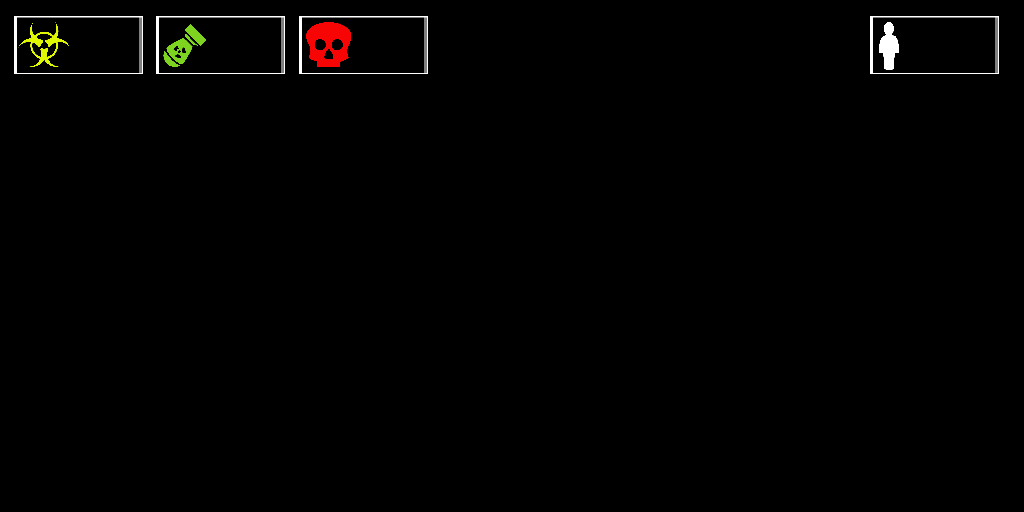
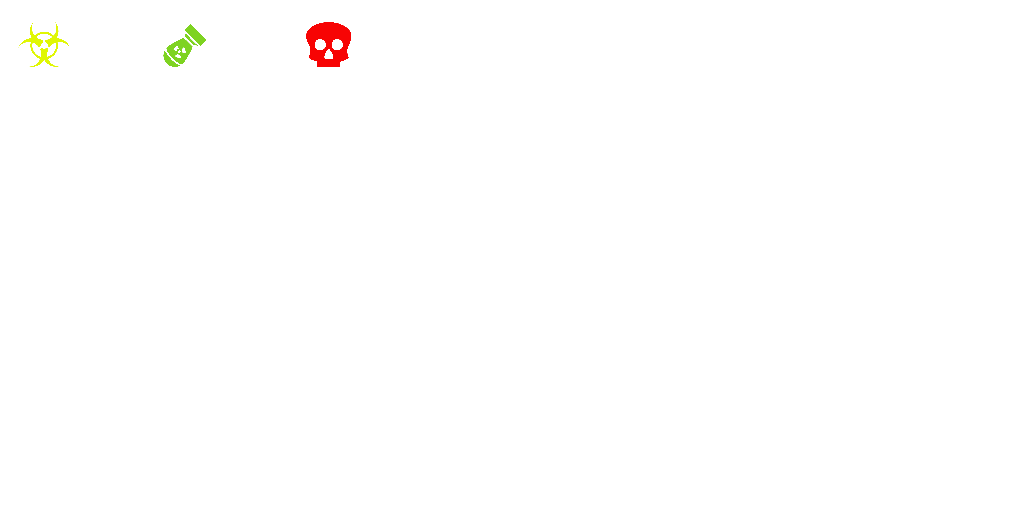
Layers edited between the first and the second 1024px x 512px image:
added layer "Фон #8" above "Фон #7" over [156, 87, 285, 145]
added layer "Фон #7" above "Копия Копия Копия Копия Группа слоёв" over [15, 87, 144, 145]
hid group "Копия Копия Копия Копия Группа слоёв" (2 layers) over [873, 17, 998, 73]
hid "Фон" over [0, 0, 1024, 512]